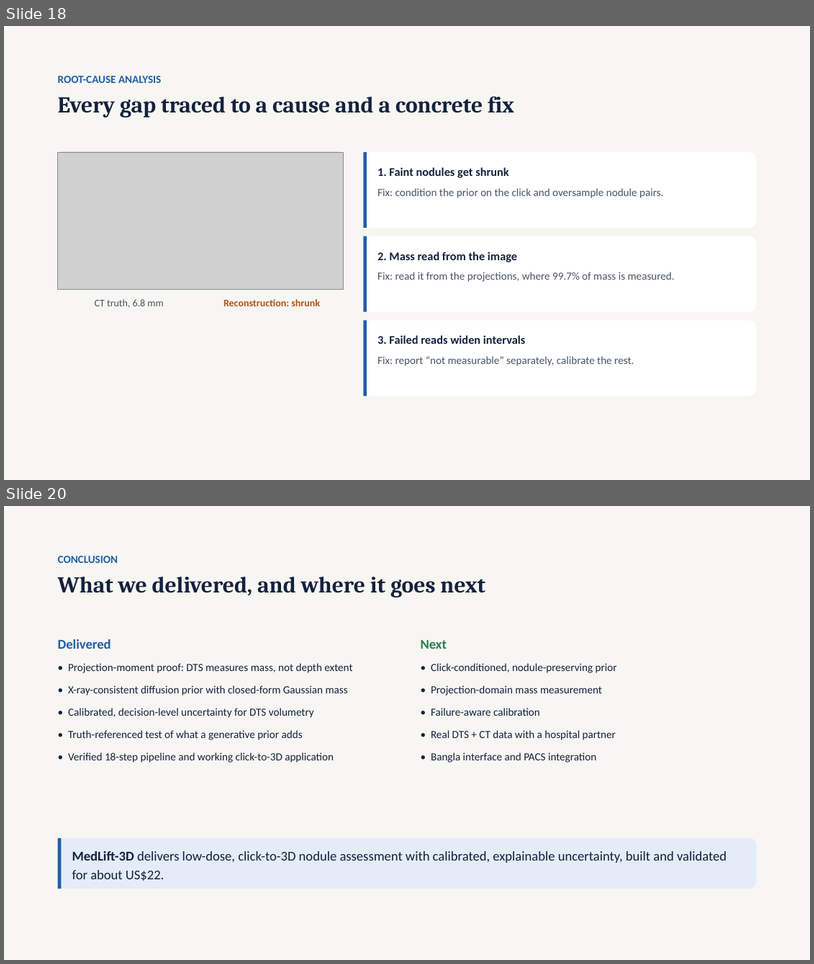
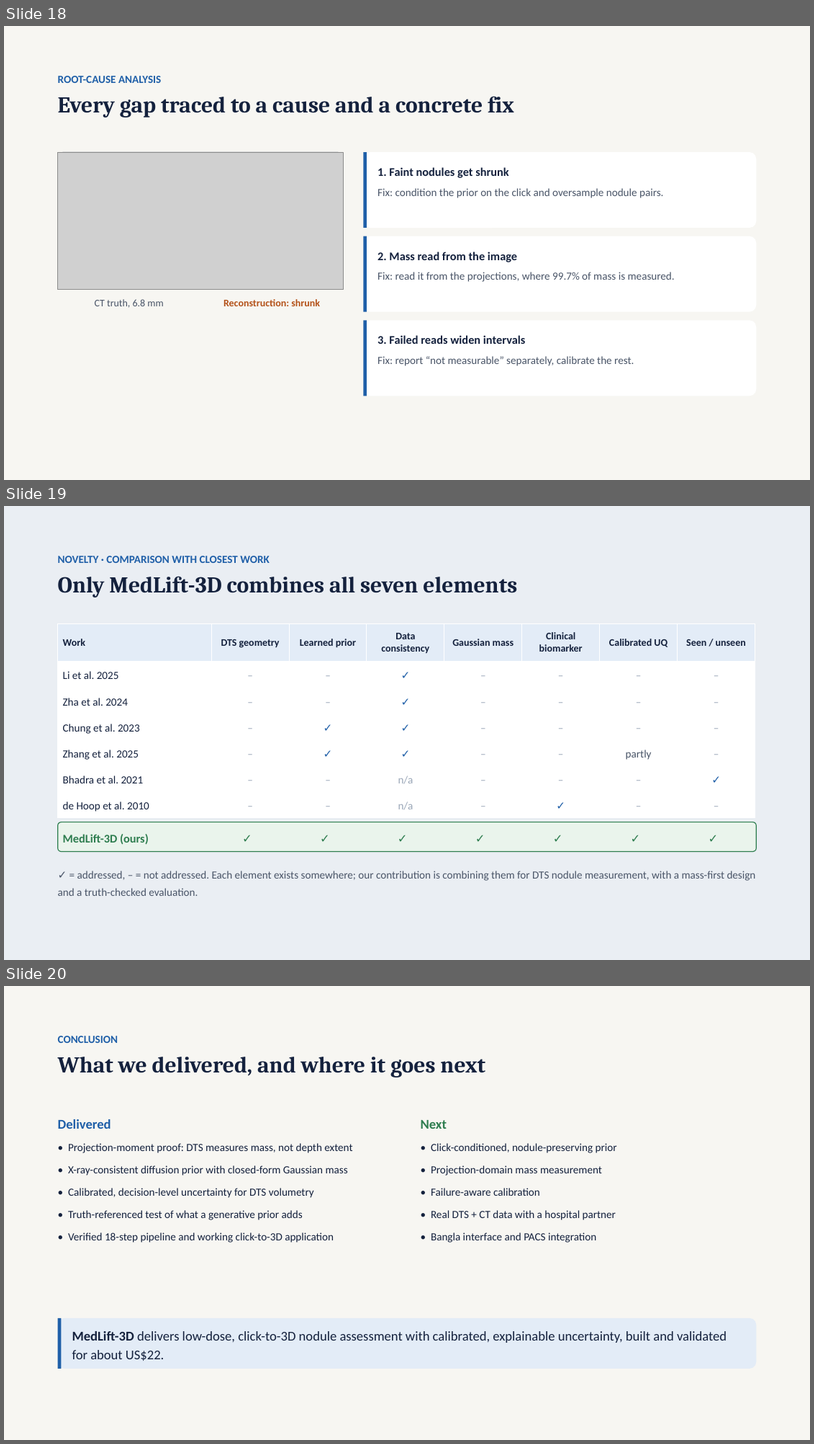
Before and after one commit to tcsquanta/medlift3d, a slide deck: report/MedLift3D_Defense.pptx. Shown one above the other, each under a label of ours: slides 18 and 20 before the commit, slides 18, 19 and 20 after it; the slides between them are not shown. The pictures are 814x964 and 814x1444 pixels, drawn with LibreOffice and Linux fonts; fonts in the diff are those of the drawing; grey boxes stand for pictures. Boxes give left, top, right and bottom in pixels: in the first picture for what was removed or moved away, otherwise in the second. Text is boxed around its words. In the diff, an @@ line names an element or a change of style, - is before the commit and + after.

```diff
--- a/report/MedLift3D_Defense.pptx
+++ b/report/MedLift3D_Defense.pptx
@@ slide 19 added at <box>4,506,810,960</box>, background #EAEEF3 @@
@@ text added at <box>58,556,270,563</box>, 13 pt, text #1F5FA8, bold @@
+NOVELTY · COMPARISON WITH CLOSEST WORK
@@ text added at <box>58,576,517,597</box>, 27 pt, text #14213D, bold @@
+Only MedLift-3D combines all seven elements
@@ table added at <box>58,623,754,818</box>, 7 rows, 8 columns @@
+Work | DTS geometry | Learned prior | Data consistency | Gaussian mass | Clinical biomarker | Calibrated UQ | Seen / unseen
+Li et al. 2025 | – | – | ✓ | – | – | – | –
+Zha et al. 2024 | – | – | ✓ | – | – | – | –
+Chung et al. 2023 | – | ✓ | ✓ | – | – | – | –
+Zhang et al. 2025 | – | ✓ | ✓ | – | – | partly | –
+Bhadra et al. 2021 | – | – | n/a | – | – | – | ✓
+de Hoop et al. 2010 | – | – | n/a | – | ✓ | – | –
@@ group added at <box>58,822,757,852</box>: 8 texts, 1 rounded rectangle @@
+MedLift-3D (ours)
+✓
+✓
+✓
+✓
+✓
+✓
+✓
@@ text added at <box>58,870,756,896</box>, 13 pt, text #4A5568 @@
+✓ = addressed, – = not addressed. Each element exists somewhere; our contribution is combining them for DTS nodule measurement, with a mass-first design and a truth-checked evaluation.
```
Also in this commit, not shown: 1 slide removed.
